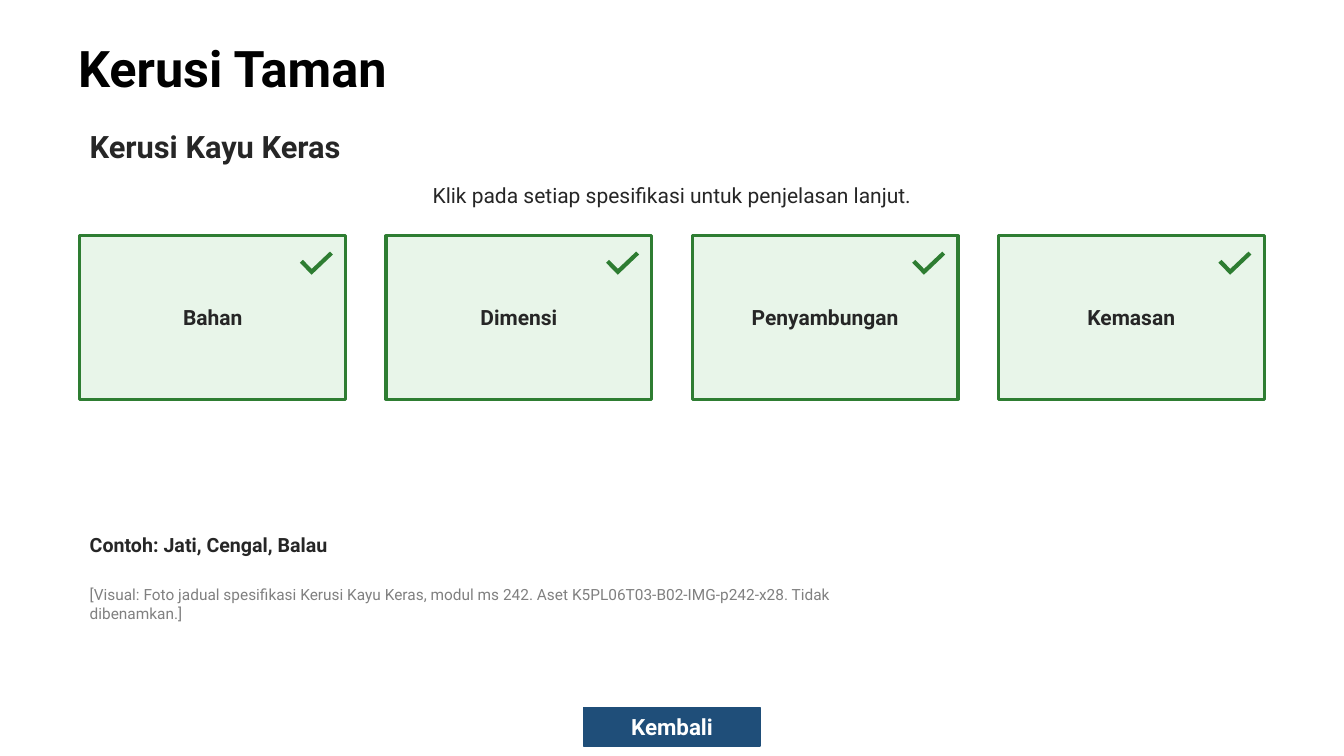
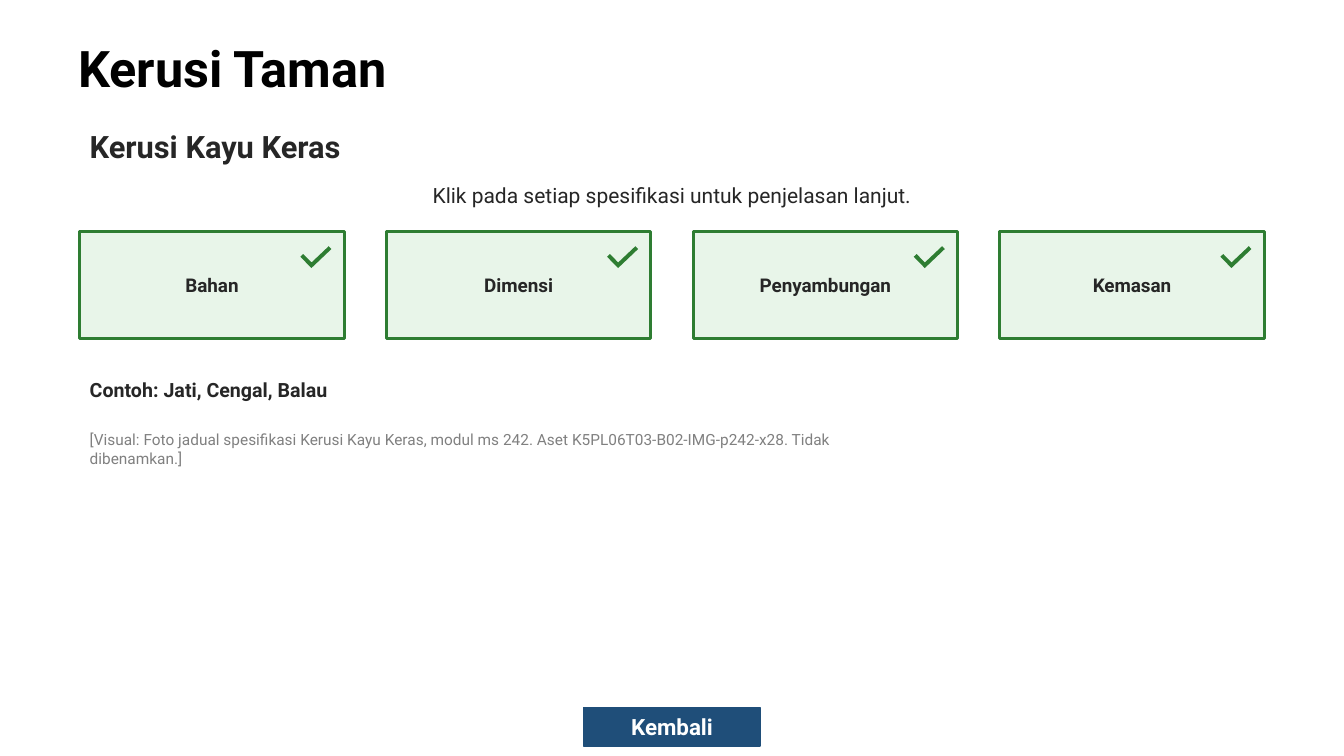
Before and after one commit to fidos777/slide-interaction-layer, a slide deck: slide 21 of reviews/source-completion/K5PL06T03B02_v0_4_THREE_FAMILY_PROOF.pptx. Drawn at 1344x756 pixels with LibreOffice and Linux fonts; fonts in the diff are those of the drawing. Boxes give left, top, right and bottom in pixels: in the first picture for what was removed or moved away, otherwise in the second. Text is boxed around its words. In the diff, an @@ line names an element or a change of style, - is before the commit and + after.

```diff
--- a/reviews/source-completion/K5PL06T03B02_v0_4_THREE_FAMILY_PROOF.pptx
+++ b/reviews/source-completion/K5PL06T03B02_v0_4_THREE_FAMILY_PROOF.pptx
@@ rectangle "Bahan": place and size @@
-rectangle "Bahan" at (80, 236, 346, 399)
+rectangle "Bahan" at (80, 232, 344, 339)
@@ rectangle "Dimensi": place and size @@
-rectangle "Dimensi" at (386, 236, 652, 399)
+rectangle "Dimensi" at (386, 232, 650, 339)
@@ rectangle "Penyambungan": place and size @@
-rectangle "Penyambungan" at (693, 236, 959, 399)
+rectangle "Penyambungan" at (694, 232, 958, 339)
@@ size 15 to 13.5 pt in 4 elements at (694, 232, 958, 339), (80, 232, 344, 339), (386, 232, 650, 339), (1000, 232, 1264, 339) @@
@@ rectangle "Kemasan": place and size @@
-rectangle "Kemasan" at (998, 236, 1264, 399)
+rectangle "Kemasan" at (1000, 232, 1264, 339)
@@ 4 freeform shapes: place and size @@
-4 freeform shapes at (299, 246, 1252, 280)
+4 freeform shapes at (299, 241, 1252, 273)
@@ text "Contoh: Jati, Cengal, Balau": place and size @@
-text "Contoh: Jati, Cengal, Balau" at (90, 537, 328, 556)
+text "Contoh: Jati, Cengal, Balau" at (90, 382, 328, 401)
@@ text "[Visual: Foto jadual spesifikasi Kerusi ...": place and size @@
-text "[Visual: Foto jadual spesifikasi Kerusi ..." at (90, 587, 830, 622)
+text "[Visual: Foto jadual spesifikasi Kerusi ..." at (90, 432, 830, 467)
```
Also in this commit, not shown: 15 other slides changed, 14 other files.
